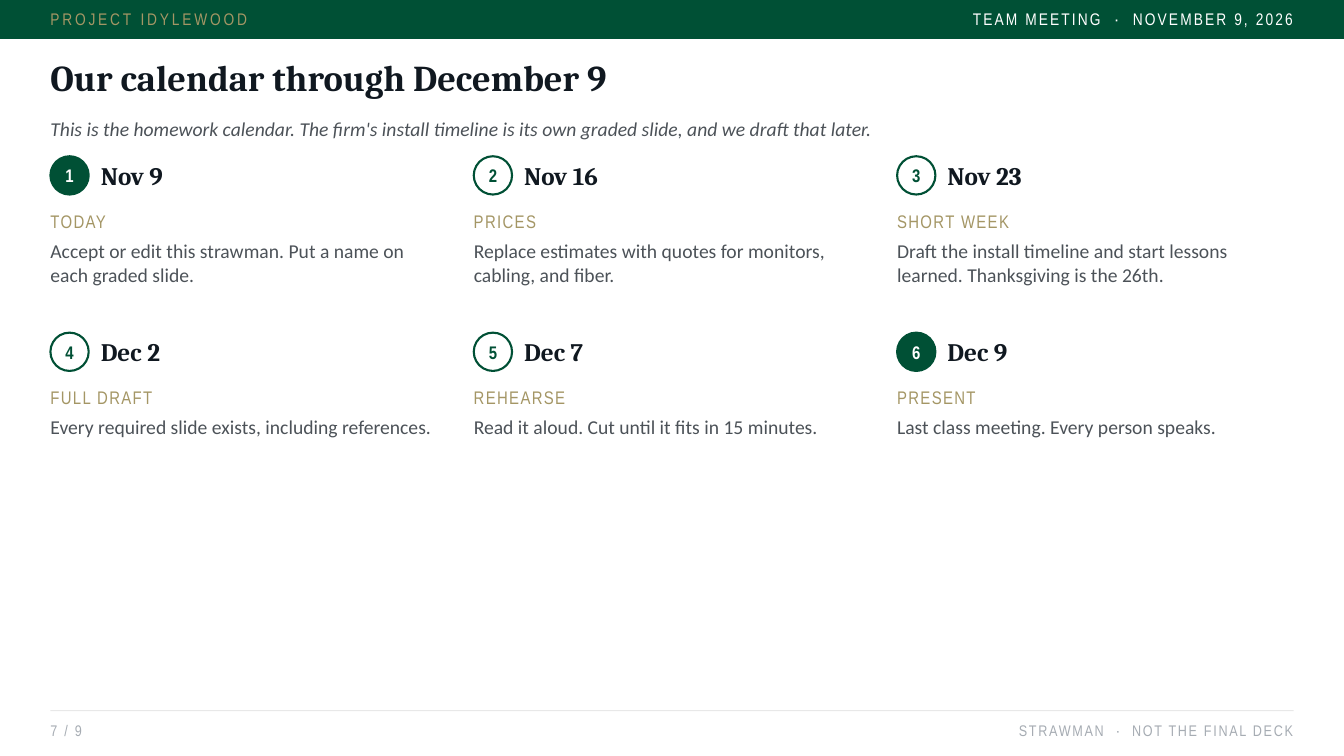
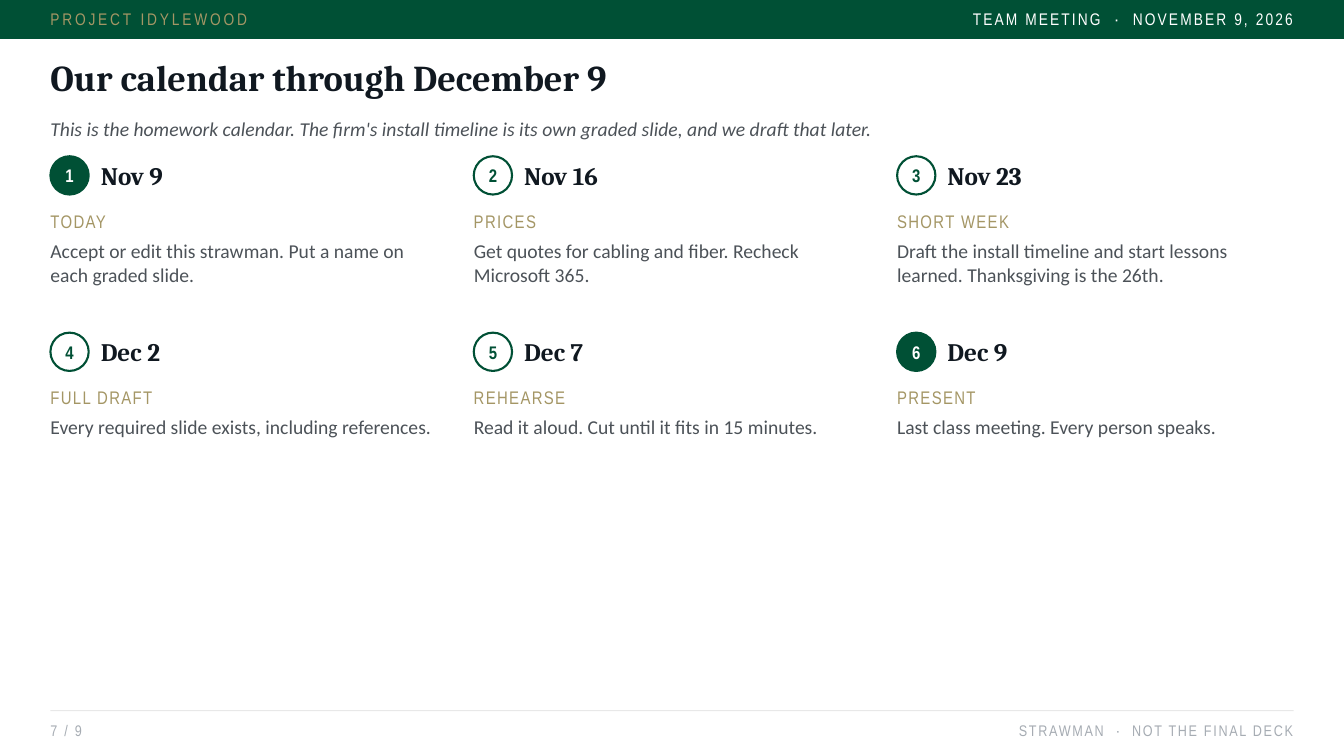
Before and after one commit to jxstjoeii/project-idylewood, a slide deck: slide 7 of slides/Project-Idylewood-Kickoff.pptx. Drawn at 1344x756 pixels with LibreOffice and Linux fonts; fonts in the diff are those of the drawing. Boxes give left, top, right and bottom in pixels: in the first picture for what was removed or moved away, otherwise in the second. Text is boxed around its words. In the diff, an @@ line names an element or a change of style, - is before the commit and + after.

```diff
--- a/slides/Project-Idylewood-Kickoff.pptx
+++ b/slides/Project-Idylewood-Kickoff.pptx
@@ text at box(474, 244, 799, 282): text changed @@
-Replace estimates with quotes for monitors, cabling, and fiber.
+Get quotes for cabling and fiber. Recheck Microsoft 365.
```
Also in this commit, not shown: 2 other slides changed, 5 other files.
